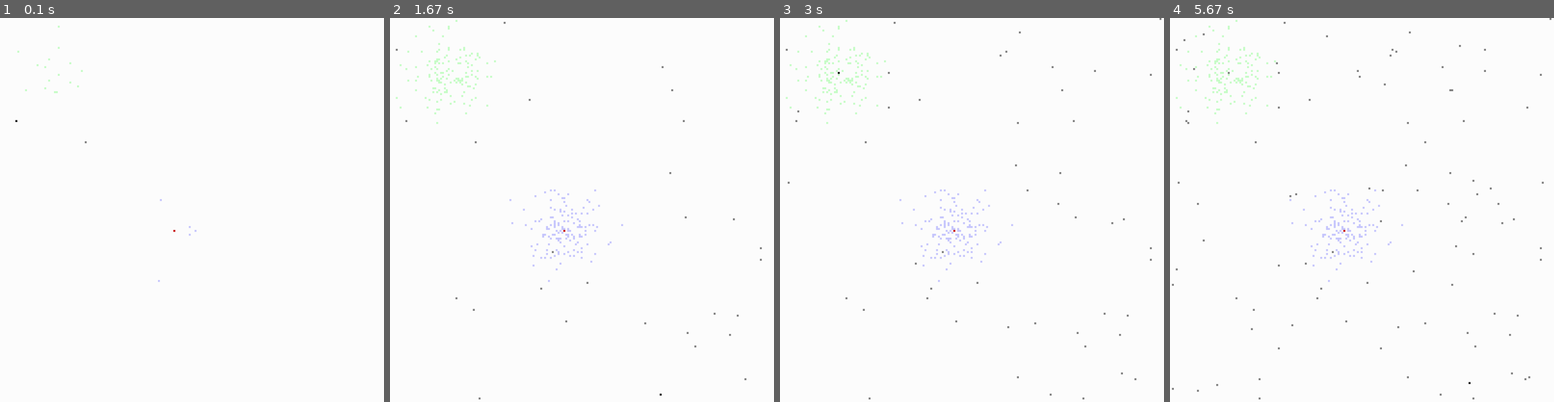
Above: before the commit, frames 1-4 (left to right).
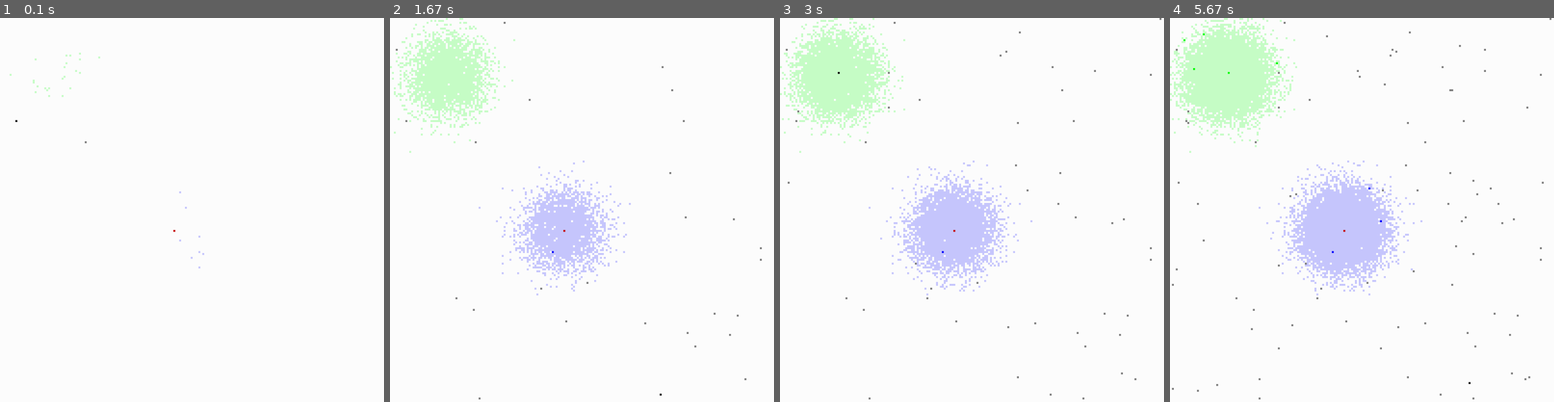
Above: after the commit, the same moments.

Repository: fccoelho/Dengue_Diagnostics
Game: pygame game, started from dengue_envs/envs/dengue_diagnostics.py
Same seed, same stepped clock (60 frames per second), same inputs: the game is played once before the commit and once after it.
Inputs:
- Up to frame 1 (0.1 s): no input
- Up to frame 2 (1.67 s): no input
- Up to frame 3 (3 s): no input
- Up to frame 4 (5.67 s): no input

The runs differ from the first frame. In frame 1, 0.1% of the frame differs, in the area x 2-54%, y 2-69%; in frame 2, 7.2%; in frame 3, 9.0%; in frame 4, 11%, in the area x 0-66%, y 0-73%.

Commit message:
Included changes from previous bug fix

Diff:
--- a/dengue_envs/envs/dengue_diagnostics.py
+++ b/dengue_envs/envs/dengue_diagnostics.py
@@ -342,16 +342,21 @@
         Generate the daily cases based on an epidemic curve
         """
         for t in range(self.epilength):
-            if t == 0:
-                dcases_x = self.dengue_dist_x.rvs(int(self.dengue_curve[t]))
-                dcases_y = self.dengue_dist_y.rvs(int(self.dengue_curve[t]))
-                ccases_x = self.chik_dist_x.rvs(int(self.chik_curve[t]))
-                ccases_y = self.chik_dist_y.rvs(int(self.chik_curve[t]))
-            else:
-                dcases_x = self.dengue_dist_x.rvs(int(self.dengue_curve[t]-self.dengue_curve[t-1]))
-                dcases_y = self.dengue_dist_y.rvs(int(self.dengue_curve[t]-self.dengue_curve[t-1]))
-                ccases_x = self.chik_dist_x.rvs(int(self.chik_curve[t]-self.chik_curve[t-1]))
-                ccases_y = self.chik_dist_y.rvs(int(self.chik_curve[t]-self.chik_curve[t-1]))
+            # if t == 0:
+            #     dcases_x = self.dengue_dist_x.rvs(int(self.dengue_curve[t]))
+            #     dcases_y = self.dengue_dist_y.rvs(int(self.dengue_curve[t]))
+            #     ccases_x = self.chik_dist_x.rvs(int(self.chik_curve[t]))
+            #     ccases_y = self.chik_dist_y.rvs(int(self.chik_curve[t]))
+            # else:
+            #     dcases_x = self.dengue_dist_x.rvs(int(self.dengue_curve[t]-self.dengue_curve[t-1]))
+            #     dcases_y = self.dengue_dist_y.rvs(int(self.dengue_curve[t]-self.dengue_curve[t-1]))
+            #     ccases_x = self.chik_dist_x.rvs(int(self.chik_curve[t]-self.chik_curve[t-1]))
+            #     ccases_y = self.chik_dist_y.rvs(int(self.chik_curve[t]-self.chik_curve[t-1]))
+
+            dcases_x = self.dengue_dist_x.rvs(int(self.dengue_curve[t]))
+            dcases_y = self.dengue_dist_y.rvs(int(self.dengue_curve[t]))
+            ccases_x = self.chik_dist_x.rvs(int(self.chik_curve[t]))
+            ccases_y = self.chik_dist_y.rvs(int(self.chik_curve[t]))
 
             dpos, _, _ = np.histogram2d(dcases_x,dcases_y,bins=(range(self.size),range(self.size)))
             cpos, _, _ = np.histogram2d(ccases_x,ccases_y,bins=(range(self.size),range(self.size)))
